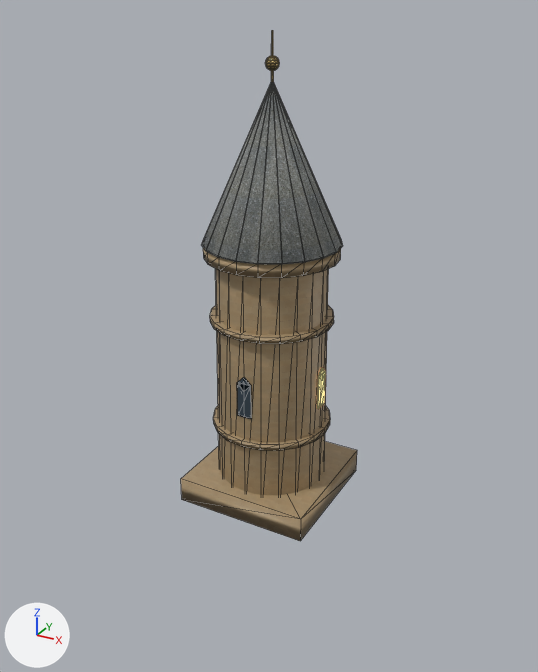
The glTF model game/voxario/Eryndor/Assets/Models/valoria/city/wall_tower.glb, before and after one commit.
One viewpoint serves both versions: a camera (50 mm lens) standing at (20.0, -36.8, 29.2) and looking at (-0.3, 0.2, 10.7). Lighting does not change. The marker at lower left points along +X, +Y and +Z. The older version comes first. Mesh edges are drawn as thin lines. Vertices at exactly the same position are counted once.

Names of what the first picture shows: 'wall_tower'.
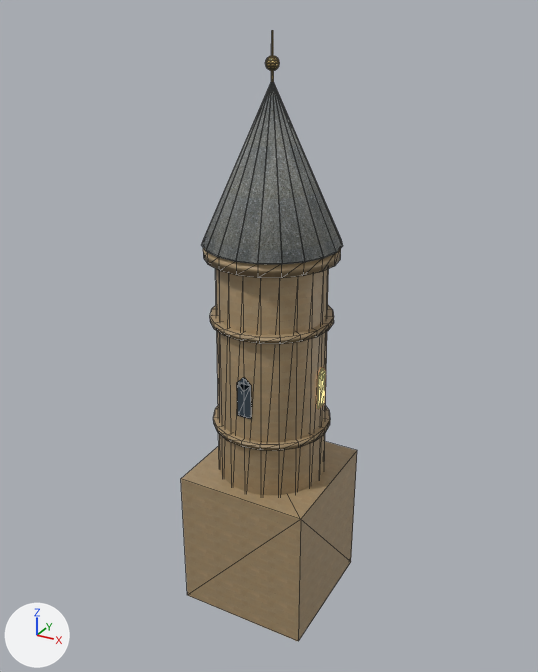
The change, as a diff of the scene's bpy script:
```diff
--- a/game/voxario/Eryndor/Assets/Models/valoria/city/wall_tower.glb.py
+++ b/game/voxario/Eryndor/Assets/Models/valoria/city/wall_tower.glb.py
@@ me_wall_tower @@
 # used by ob_wall_tower; location = (0.0, 0.0, 0.0)
 # before: 0 (4.3, 4.3, 0.0) at pixel (356, 470), 3 (4.3, -4.3, 0.0) at pixel (300, 541), 4 (-4.3, -4.3, 0.0) at pixel (181, 499), 7 (-4.3, 4.3, 0.0)
-me_wall_tower.from_pydata(...)  # 383 vertices, 672 faces; spans x -4.3..4.3, y -4.3..4.3, z 0.0..28.2
+me_wall_tower.from_pydata(...)  # 383 vertices, 672 faces; spans x -4.3..4.3, y -4.3..4.3, z -8.0..28.2
+# me_wall_tower part 1
+for i in [0, 3, 4, 7]: me_wall_tower.vertices[i].co += Vector((0.0, 0.0, -8.0))
 me_wall_tower.materials.append(mat_limestone)
```

Boxes [x1, y1, x2, y2] around the edits, measured in the pictures (538 x 672 px; the box of a moved part takes in the faces that stretch with it):
'wall_tower', reshaped (20% taller)
    before: [181, 30, 357, 541]
    after: [181, 30, 357, 641]
part 1 of me_wall_tower, moved or reshaped
    before: [181, 451, 357, 541]
    after: [181, 451, 357, 641]
